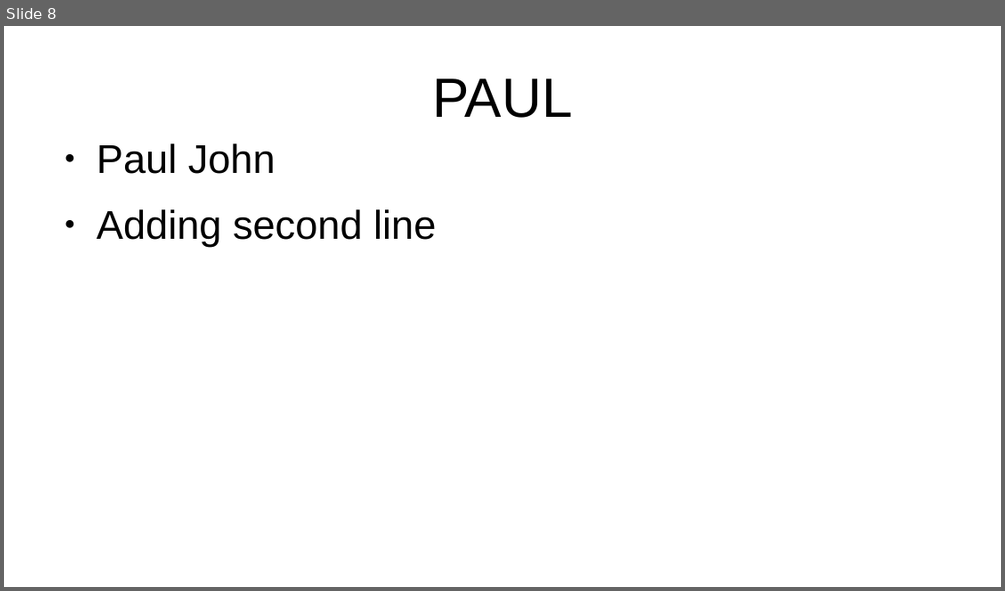
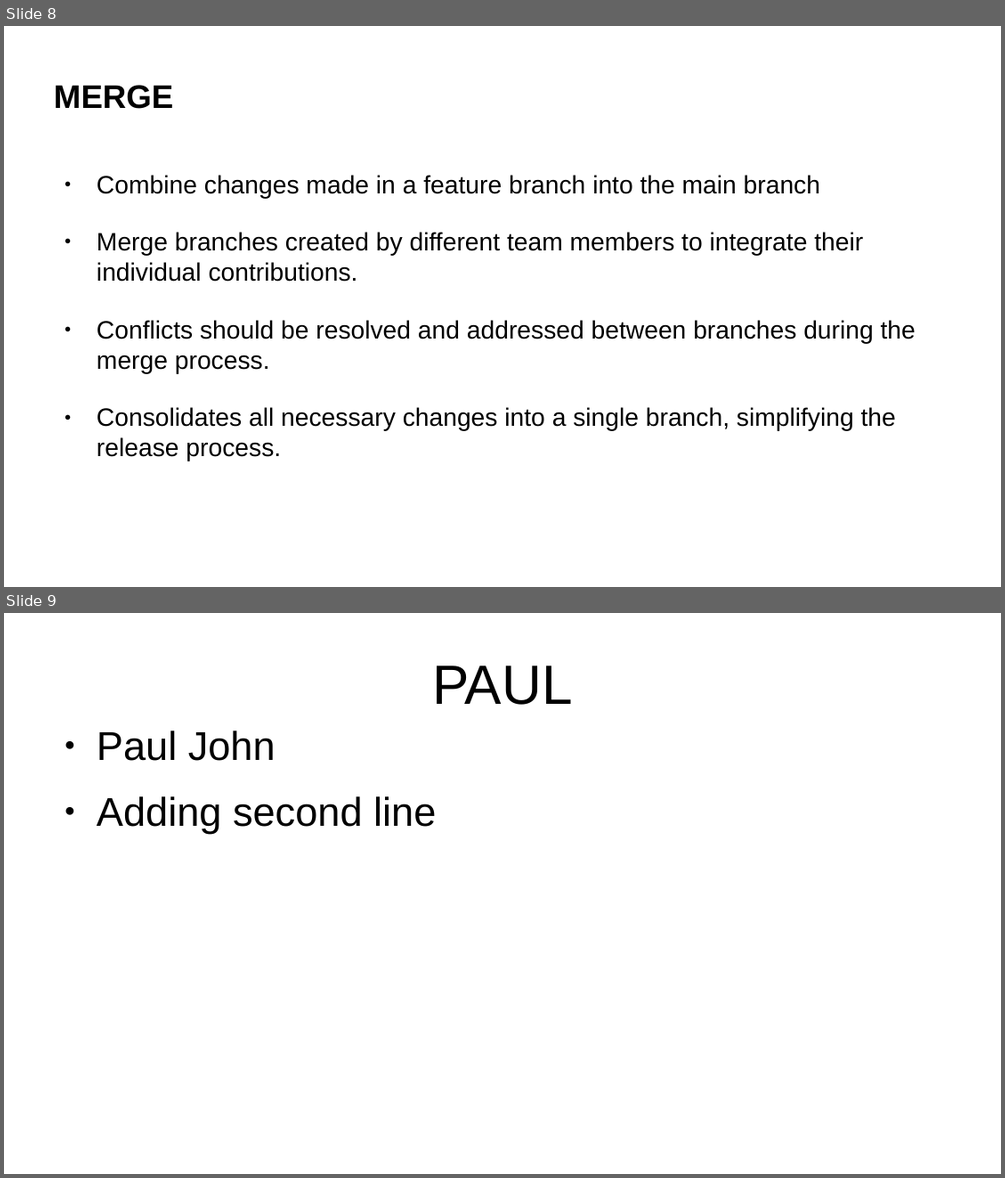
Before and after one commit to anubhavAnora/presentation, a slide deck: Presentation.odp. Shown one above the other, each under a label of ours: slide 8 before the commit, slides 8 and 9 after it. The pictures are 1005x591 and 1005x1178 pixels, drawn with LibreOffice and Linux fonts; fonts in the diff are those of the drawing. Boxes give left, top, right and bottom in pixels: in the first picture for what was removed or moved away, otherwise in the second. Text is boxed around its words. In the diff, an @@ line names an element or a change of style, - is before the commit and + after.

```diff
--- a/Presentation.odp
+++ b/Presentation.odp
@@ slide 8 added at (4,26,1001,587), background #FFFFFF @@
@@ title added at (54,85,173,109), 26 pt, text #000000, bold @@
+MERGE
@@ text added at (97,175,915,461), 20 pt, text #000000 @@
+● Combine changes made in a feature branch into the main branch
+● Merge branches created by different team members to integrate their individual contributions.
+● Conflicts should be resolved and addressed between branches during the merge process.
+● Consolidates all necessary changes into a single branch, simplifying the release process.
@@ what was slide 8 is now slide 9 @@
```
Also in this commit, not shown: 1 other slide added, 1 slide removed.
